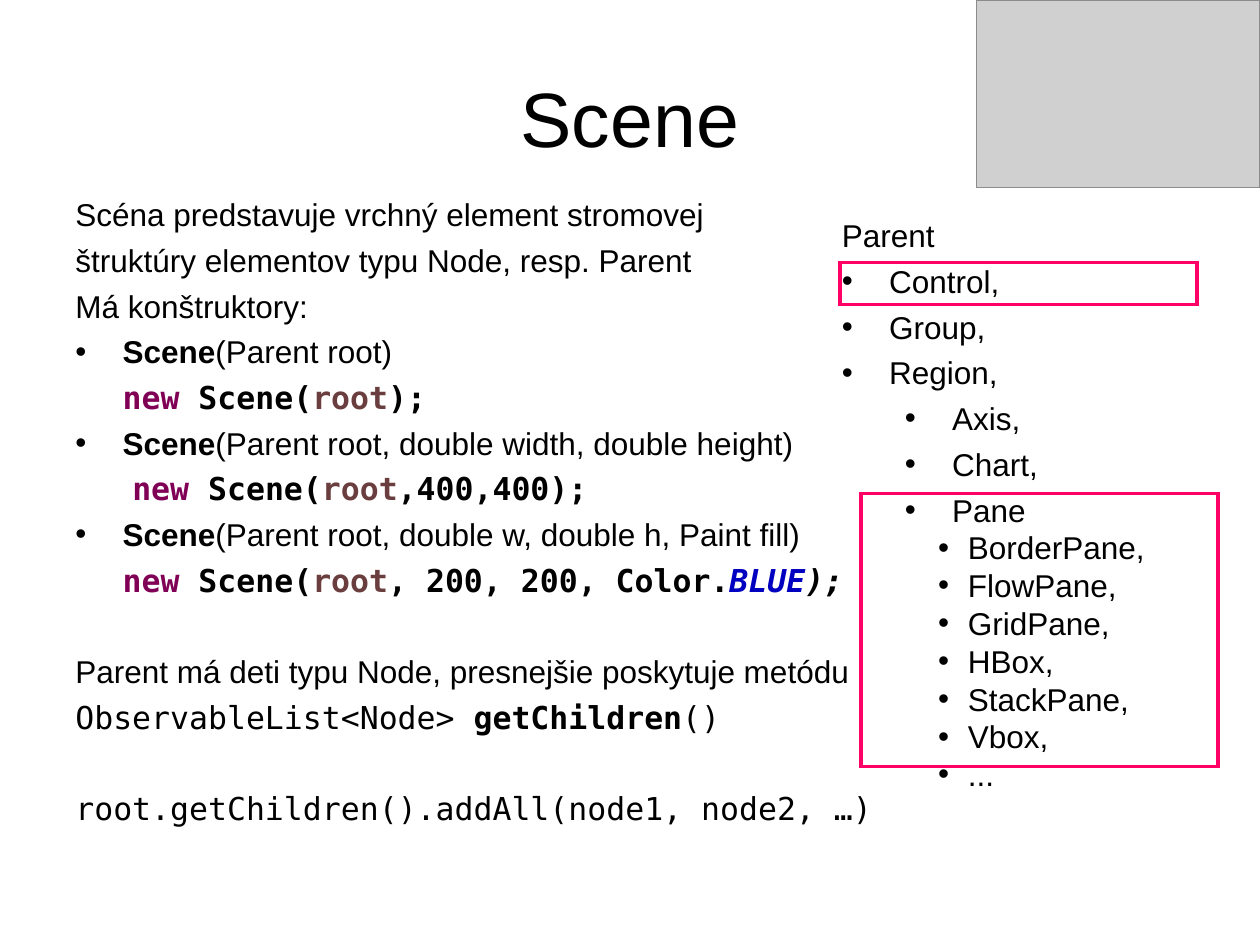
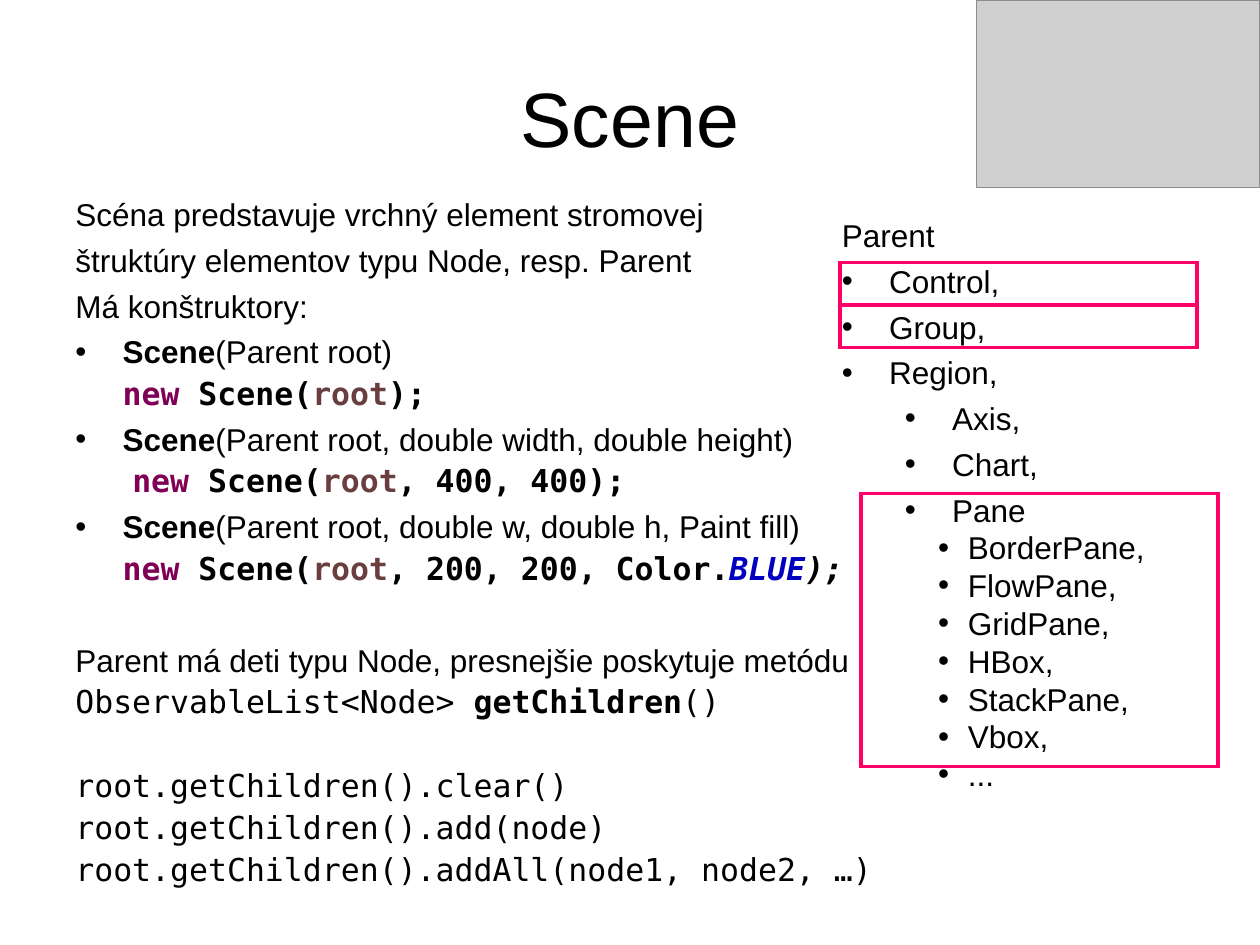
Before and after one commit to Programovanie4/Prednasky, a slide deck: slide 6 of 11/11_java.ppt (slide 5 before the commit). Drawn at 1260x945 pixels with LibreOffice and Linux fonts; fonts in the diff are those of the drawing; grey boxes stand for pictures. Boxes give left, top, right and bottom in pixels: in the first picture for what was removed or moved away, otherwise in the second. Text is boxed around its words. In the diff, an @@ line names an element or a change of style, - is before the commit and + after.

```diff
--- a/11/11_java.ppt
+++ b/11/11_java.ppt
@@ rectangle added at [840,306,1197,348], outline #FF0066 2.01 pt @@
@@ text at [75,381,844,888]: line spacing 1 to 0.9 @@
@@ text at [132,468,625,497]: text changed @@
-new Scene(root,400,400);
+new Scene(root, 400, 400);
@@ text at [75,773,606,846]: paragraphs added @@
+root.getChildren().clear()
+root.getChildren().add(node)
```
Also in this commit, not shown: 4 other slides changed, 8 slides added, 3 slides removed, 3 other files.
